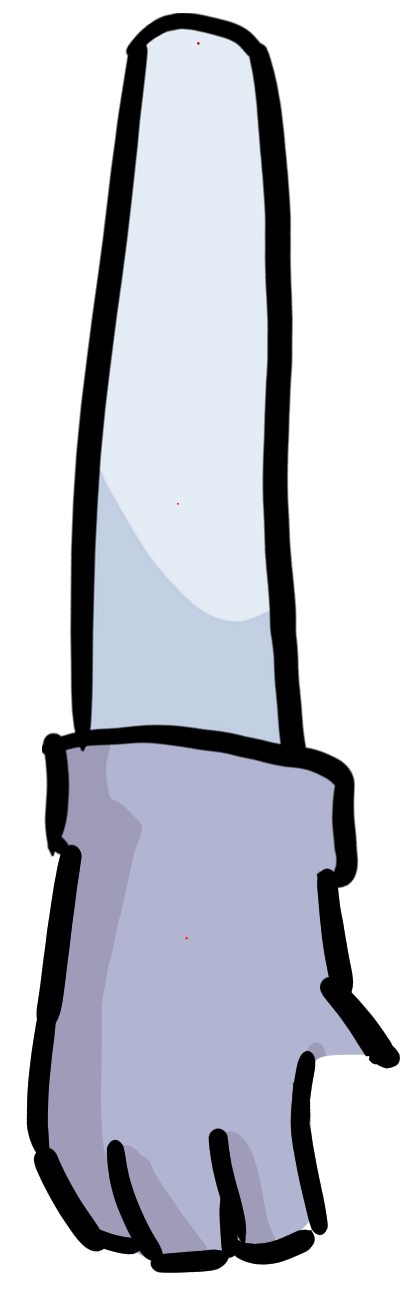
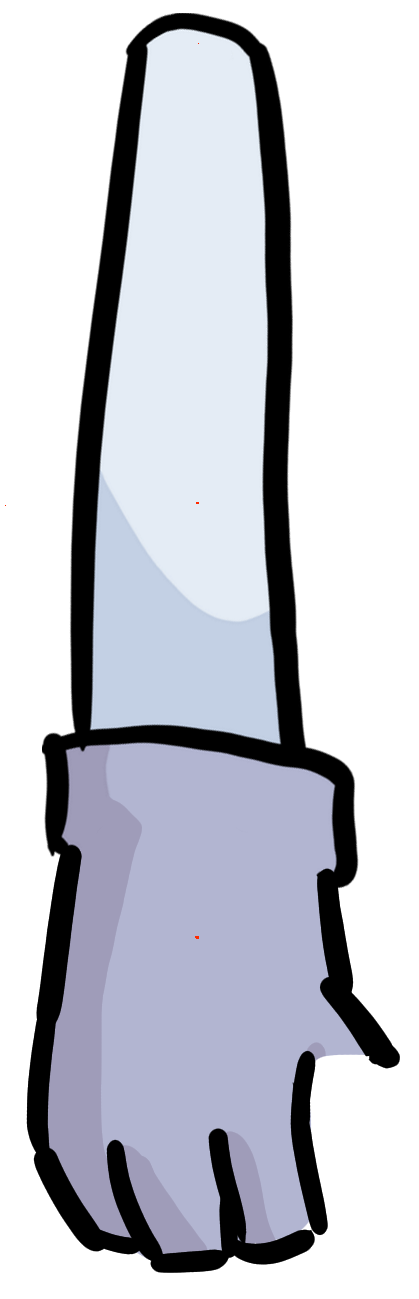
Before/after of a w=419, h=1299 layered artwork. What changed in the layer stack:
added layer "Layer 5" (1st of 2) above "Layer 2" over left=5, top=42, right=200, bottom=940
hid "Layer 2" (2nd of 2), painted on it over left=177, top=42, right=200, bottom=940
